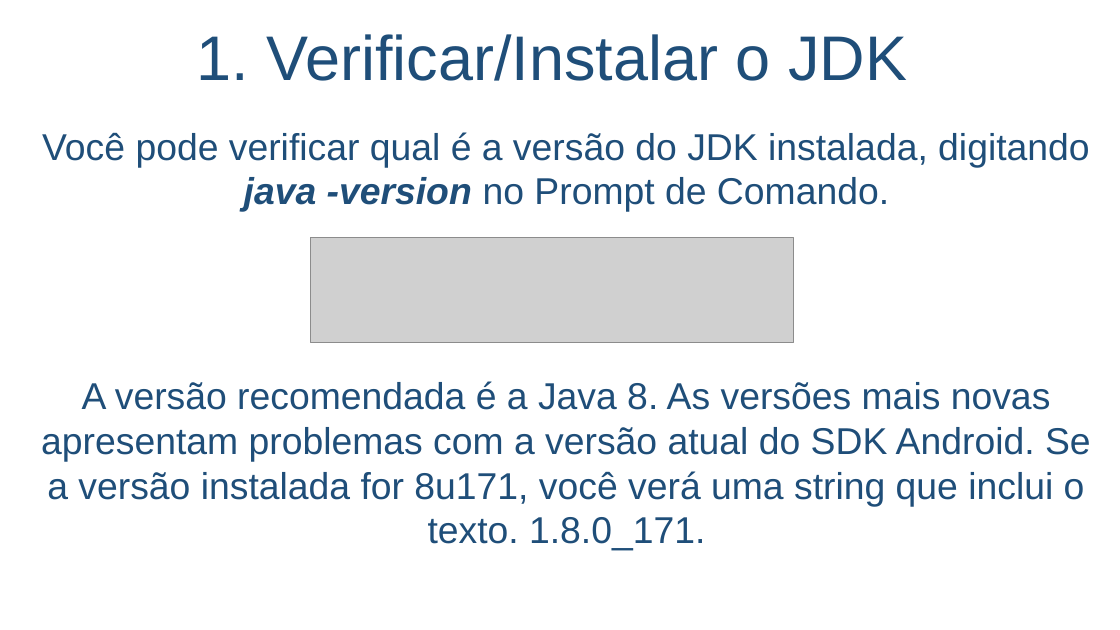
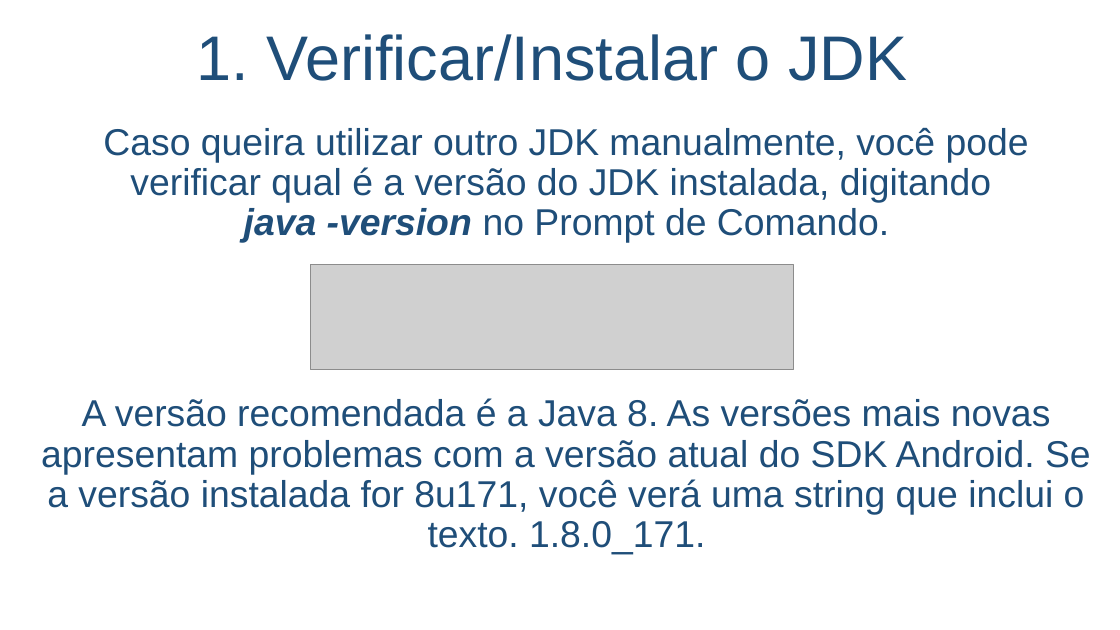
Before and after one commit to salmo-jr/public-slides, a slide deck: slide 7 of building-games-for-Android.pptx (slide 4 before the commit). Drawn at 1120x630 pixels with LibreOffice and Linux fonts; fonts in the diff are those of the drawing; grey boxes stand for pictures; background and template pictures are left out. Boxes give left, top, right and bottom in pixels: in the first picture for what was removed or moved away, otherwise in the second. Text is boxed around its words. In the diff, an @@ line names an element or a change of style, - is before the commit and + after.

Commit message:
atualização dos slides para 2019

```diff
--- a/building-games-for-Android.pptx
+++ b/building-games-for-Android.pptx
@@ text at (x1=103, y1=127, x2=1029, y2=243): text changed @@
-Você pode verificar qual é a versão do JDK instalada, digitando java -version no Prompt de Comando.
+Caso queira utilizar outro JDK manualmente, você pode verificar qual é a versão do JDK instalada, digitando
+java -version no Prompt de Comando.
@@ picture moved from (x1=311, y1=238, x2=794, y2=343) to (x1=311, y1=265, x2=794, y2=370) @@
@@ text at (x1=41, y1=398, x2=1091, y2=555): line spacing 1 to 0.9 @@
```
Also in this commit, not shown: 19 other slides changed, 3 slides added, 2 slides removed.
